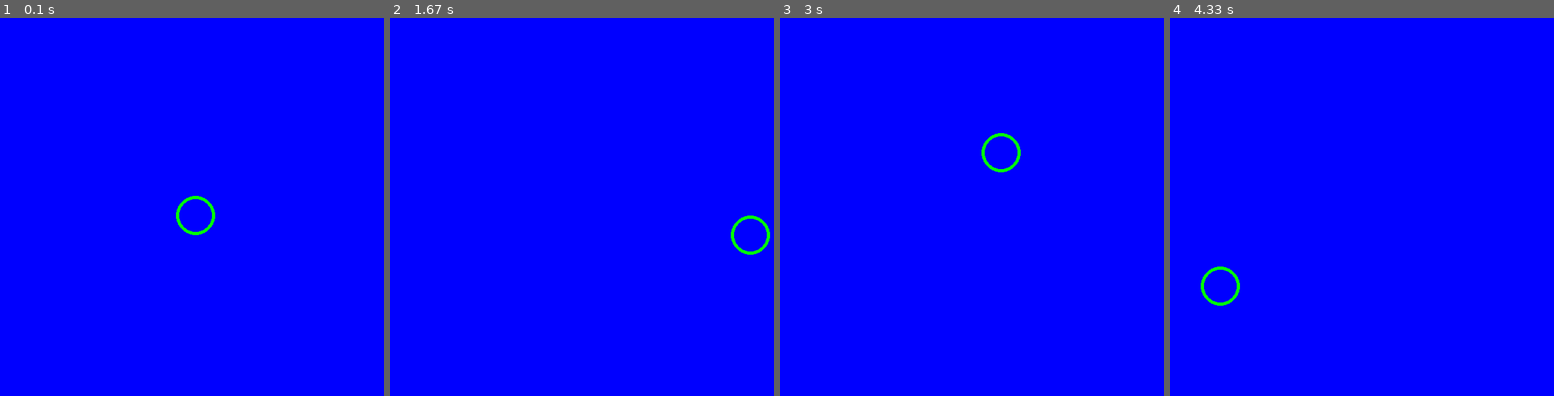
Above: before the commit, frames 1-4 (left to right).
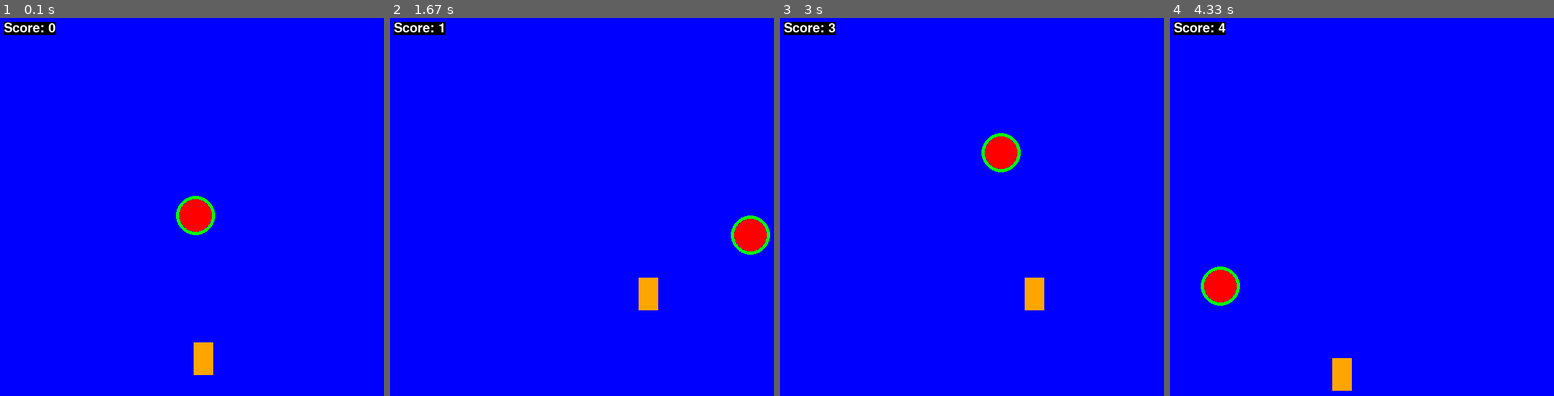
Above: after the commit, the same moments.

Repository: MrReaperIsGettingToNationals/Cool-game
Game: pygame game, started from pygameadfe.py
Same seed, same stepped clock (60 frames per second), same inputs: the game is played once before the commit and once after it.
Inputs:
- Up to frame 1 (0.1 s): no input
- Up to frame 2 (1.67 s): hold Right 0.33-0.8 s; hold Up 0.83-1.38 s; hold Right from 1.42 s (still down)
- Up to frame 3 (3 s): release Right at 2.05 s; hold Left 2.08-2.75 s; hold Down from 2.78 s (still down)
- Up to frame 4 (4.33 s): release Down at 3.47 s; hold Left 3.5-4.2 s; hold Up from 4.23 s (still down)

The runs differ from the first frame. In frame 1, 1.5% of the frame differs, in the area x 1-56%, y 1-95%; in frame 2, 1.5%; in frame 3, 1.5%; in frame 4, 1.5%.

Commit message:
Update pygameadfe.py

Diff:
--- a/pygameadfe.py
+++ b/pygameadfe.py
@@ -6,6 +6,9 @@
 red = (255,0,0)
 green = (0, 255, 0)
 blue = (0,0,255)
+white = (255,255,255)
+black = (0,0,0)
+orange = (255, 165, 0)
 background = blue
 framerate = 60
 circle_x = 300
@@ -13,48 +16,104 @@
 circle_x_direction = 3
 circle_y_direction = 6
 
+player_width = 30
+player_height = 50
+player_x = 300
+player_y = 500
+player_x_direction = 0
+player_y_direction = 0
+player_speed = 3
+
+font = pygame.font.Font("freesansbold.ttf", 20)
+score = 0
 timer = pygame.time.Clock()
+
+def update_player_position():
+    global player_x
+    global player_y
+    global player_x_direction
+    global player_y_direction
+    if player_x_direction > 0:
+        if player_x < 600 - player_width:
+            player_x += player_x_direction * player_speed
+    if player_x_direction < 0:
+        if player_x > 0:
+            player_x += player_x_direction * player_speed
+    if player_y_direction > 0:
+        if player_y < 600 - player_height:
+            player_y += player_y_direction * player_speed
+    if player_y_direction < 0:
+        if player_y > 0:
+            player_y += player_y_direction * player_speed
+
+
 
 def update_ball_position():
     global circle_x
     global circle_y
     global circle_x_direction
     global circle_y_direction
+    global score
     if circle_x_direction > 0:
         if circle_x < 570:
             circle_x += circle_x_direction
         else:
             circle_x_direction *= -1
+            score += 1
     elif circle_x_direction < 0:
         if circle_x > 30:
             circle_x += circle_x_direction
         else:
             circle_x_direction *= -1
+            score += 1
     if circle_y_direction > 0:
         if circle_y < 570:
             circle_y += circle_y_direction
         else:
             circle_y_direction *= -1
+            score += 1
     elif circle_y_direction < 0:
         if circle_y > 30:
             circle_y += circle_y_direction
         else:
             circle_y_direction *= -1
+            score += 1
 
 
 running = True
 while running:
     timer.tick(framerate)
     update_ball_position()
-
+    update_player_position()
     for event in pygame.event.get():
         if event.type == pygame.QUIT:
             running = False
+        if event.type == pygame.KEYDOWN:
+            if event.key == pygame.K_LEFT:
+                player_x_direction = -1
+            if event.key == pygame.K_RIGHT:
+                player_x_direction = 1
+            if event.key == pygame.K_UP:
+                player_y_direction = -1
+            if event.key == pygame.K_DOWN:
+                player_y_direction = 1
+        if event.type == pygame.KEYUP:
+            if event.key == pygame.K_LEFT:
+                player_x_direction = 0
+            if event.key == pygame.K_RIGHT:
+                player_x_direction = 0
+            if event.key == pygame.K_UP:
+                player_y_direction = 0
+            if event.key == pygame.K_DOWN:
+                player_y_direction = 0
 
         screen.fill((background))
 
         pygame.draw.circle(screen, green, (circle_x, circle_y), 30, 5)
-
+        pygame.draw.circle(screen, red, (circle_x, circle_y), 25)
+        pygame.draw.rect(screen, orange, [player_x, player_y, player_width, player_height])
+        display_score = font.render("Score: "+ str(score), True, white, black)
+        screen.blit(display_score, (10, 10))
         pygame.display.flip()
 
 pygame.quit()
